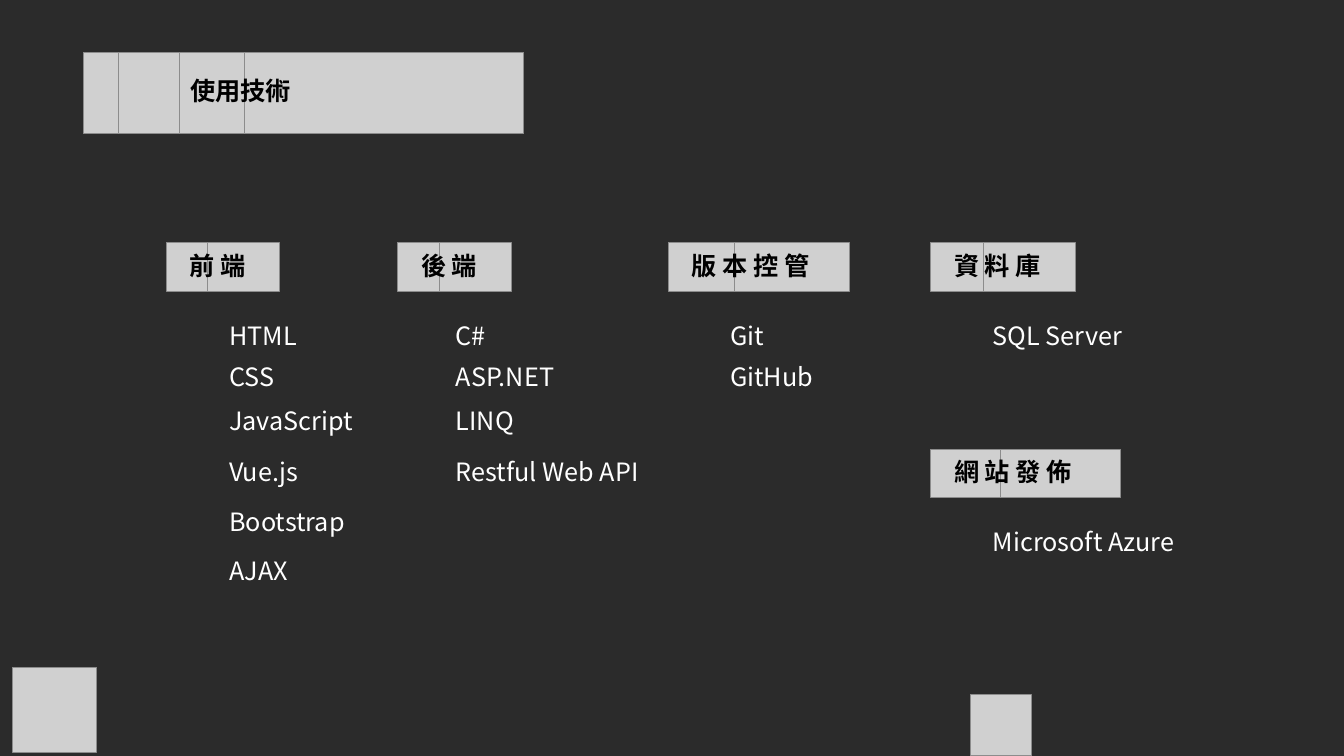
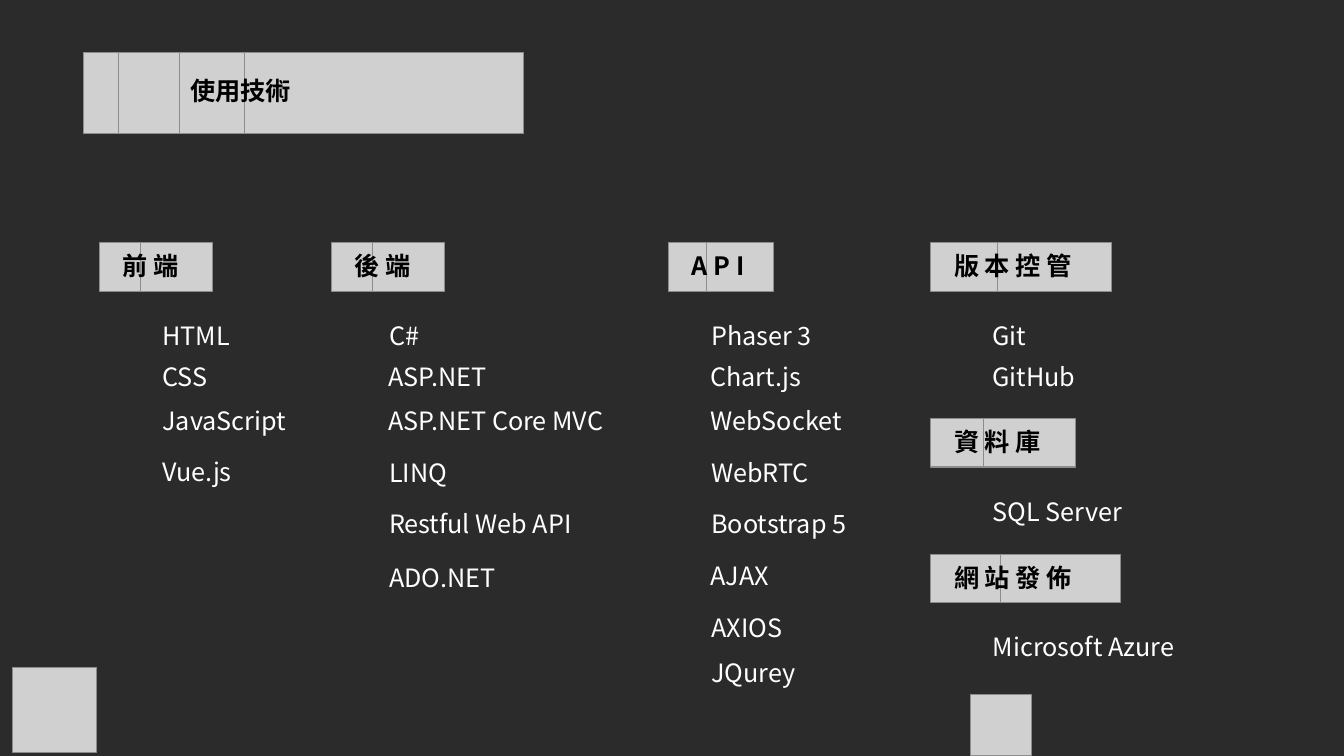
Before and after one commit to Bobo0808/final_REPO, a slide deck: slide 11 of ChickenLive.ppsx. Drawn at 1344x756 pixels with LibreOffice and Linux fonts; fonts in the diff are those of the drawing; grey boxes stand for pictures; background and template pictures are left out; a plain dark background stands for a picture behind light text. Boxes give left, top, right and bottom in pixels: in the first picture for what was removed or moved away, otherwise in the second. Text is boxed around its words. In the diff, an @@ line names an element or a change of style, - is before the commit and + after.

```diff
--- a/ChickenLive.ppsx
+++ b/ChickenLive.ppsx
@@ 3 pictures, 3 texts moved together from (x1=166, y1=243, x2=512, y2=346) to (x1=100, y1=243, x2=445, y2=346) @@
@@ picture added at (x1=668, y1=243, x2=707, y2=291) @@
@@ picture added at (x1=692, y1=243, x2=773, y2=291) @@
@@ text added at (x1=692, y1=249, x2=744, y2=281), 18 pt, text #000000, bold @@
+A P I
@@ 3 texts, 1 picture moved together from (x1=668, y1=243, x2=813, y2=387) to (x1=932, y1=243, x2=1075, y2=387) @@
@@ picture moved from (x1=709, y1=243, x2=850, y2=291) to (x1=971, y1=243, x2=1112, y2=291) @@
@@ text added at (x1=711, y1=325, x2=812, y2=346), 18 pt, text #FFFFFF @@
+Phaser 3
@@ text "ASP.NET" moved from (x1=456, y1=367, x2=554, y2=387) to (x1=388, y1=367, x2=486, y2=387) @@
@@ text added at (x1=710, y1=366, x2=801, y2=392), 18 pt, text #FFFFFF @@
+Chart.js
@@ 4 texts, 1 picture moved together from (x1=192, y1=243, x2=353, y2=487) to (x1=124, y1=243, x2=287, y2=487) @@
@@ text added at (x1=388, y1=411, x2=603, y2=431), 18 pt, text #FFFFFF @@
+ASP.NET Core MVC
@@ text added at (x1=710, y1=410, x2=841, y2=431), 18 pt, text #FFFFFF @@
+WebSocket
@@ 2 pictures, 2 texts moved together from (x1=932, y1=243, x2=1122, y2=350) to (x1=932, y1=418, x2=1122, y2=526) @@
@@ text "LINQ" moved from (x1=456, y1=411, x2=514, y2=435) to (x1=389, y1=463, x2=447, y2=487) @@
@@ text added at (x1=711, y1=462, x2=809, y2=483), 18 pt, text #FFFFFF @@
+WebRTC
@@ text "Restful Web API" moved from (x1=456, y1=460, x2=639, y2=482) to (x1=389, y1=512, x2=572, y2=534) @@
@@ text at (x1=711, y1=514, x2=846, y2=539): text changed @@
-Bootstrap
+Bootstrap 5
@@ text added at (x1=389, y1=568, x2=495, y2=588), 18 pt, text #FFFFFF @@
+ADO.NET
@@ text "AJAX" moved from (x1=229, y1=561, x2=288, y2=581) to (x1=710, y1=566, x2=769, y2=586) @@
@@ 2 pictures, 2 texts moved together from (x1=932, y1=450, x2=1174, y2=552) to (x1=932, y1=555, x2=1174, y2=657) @@
@@ text added at (x1=711, y1=618, x2=782, y2=638), 18 pt, text #FFFFFF @@
+AXIOS
@@ text added at (x1=711, y1=663, x2=795, y2=688), 18 pt, text #FFFFFF @@
+JQurey
```
Also in this commit, not shown: 3 other slides changed, 3 other files.
